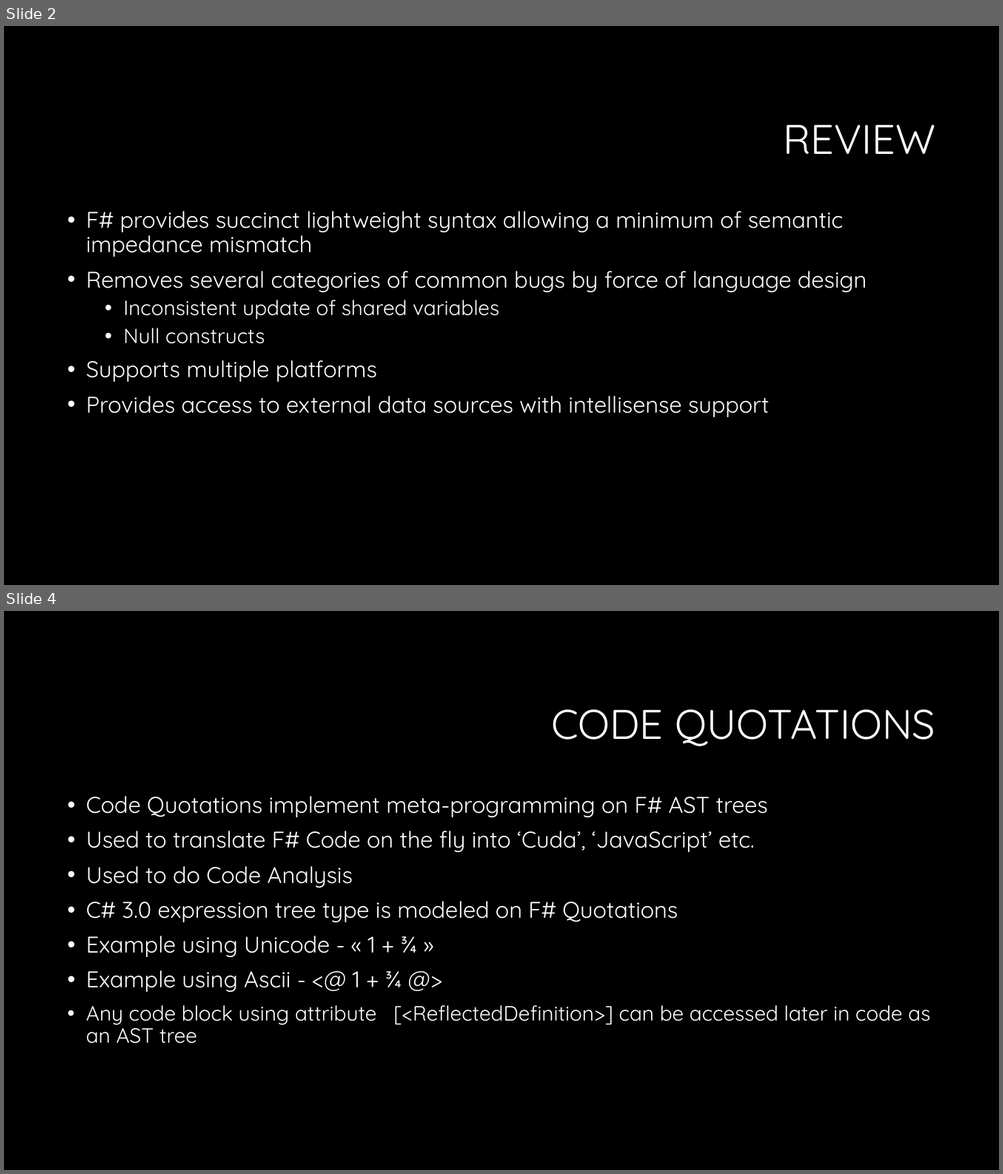
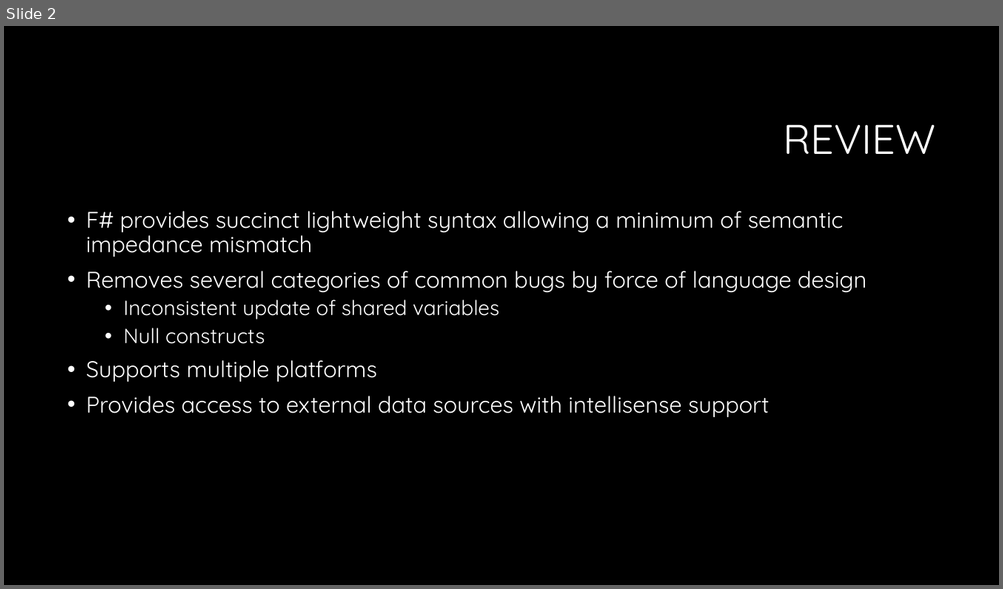
Before and after one commit to dathayer23/FSharpPresentations, a slide deck: Presentation2/slides/IntroToFSharpPart2.pptx. Shown one above the other, each under a label of ours: slides 2 and 4 before the commit, slide 2 after it; the slides between them are not shown. The pictures are 1003x1174 and 1003x589 pixels, drawn with LibreOffice and Linux fonts; fonts in the diff are those of the drawing; background and template pictures are left out. Boxes give left, top, right and bottom in pixels: in the first picture for what was removed or moved away, otherwise in the second. Text is boxed around its words. In the diff, an @@ line names an element or a change of style, - is before the commit and + after.

```diff
--- a/Presentation2/slides/IntroToFSharpPart2.pptx
+++ b/Presentation2/slides/IntroToFSharpPart2.pptx
@@ slide 4 removed at box(4, 611, 999, 1170), background #000000 @@
@@ title removed at box(551, 709, 935, 746) @@
-CODE QUOTATIONS
@@ text removed at box(86, 796, 930, 1044) @@
-• Code Quotations implement meta-programming on F# AST trees
-• Used to translate F# Code on the fly into ‘Cuda’, ‘JavaScript’ etc.
-• Used to do Code Analysis
-• C# 3.0 expression tree type is modeled on F# Quotations
-• Example using Unicode - « 1 + ¾ »
-• Example using Ascii - <@ 1 + ¾ @>
-  • Any code block using attribute [<ReflectedDefinition>] can be accessed later in code as an AST tree
```
Also in this commit, not shown: 2 slides changed, 3 other slides removed, 8 other files.
